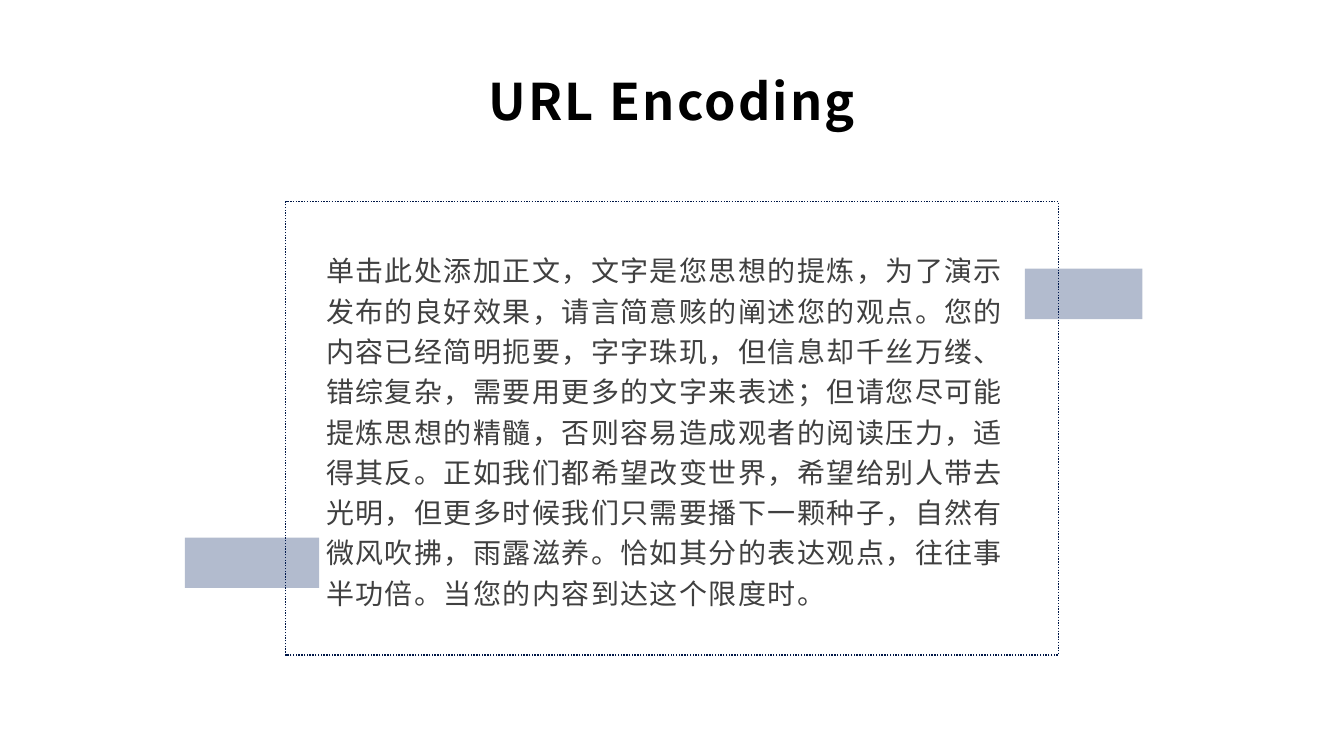
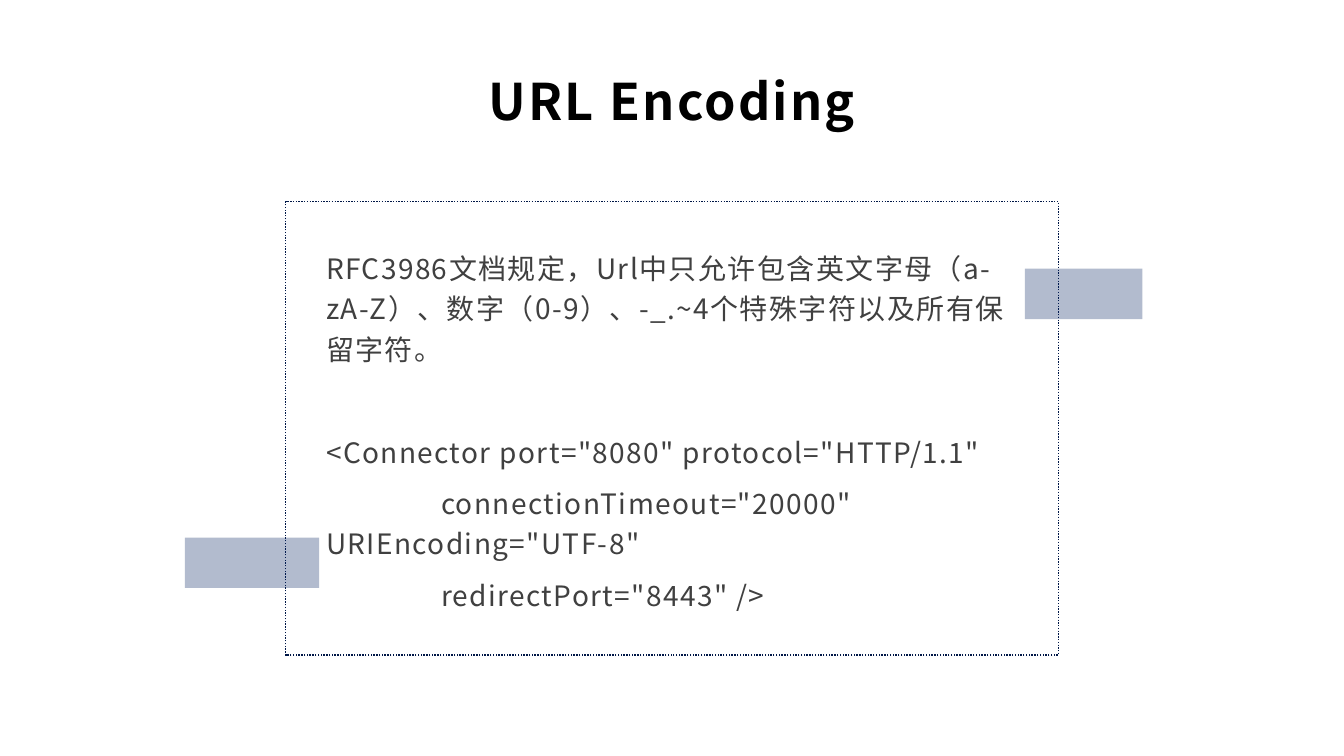
Before and after one commit to scfhao/Notebook, a slide deck: slide 6 of system_logs/iOS开发中的网络请求框架.pptx (slide 7 before the commit). Drawn at 1344x756 pixels with LibreOffice and Linux fonts; fonts in the diff are those of the drawing. Boxes give left, top, right and bottom in pixels: in the first picture for what was removed or moved away, otherwise in the second. Text is boxed around its words. In the diff, an @@ line names an element or a change of style, - is before the commit and + after.

```diff
--- a/system_logs/iOS开发中的网络请求框架.pptx
+++ b/system_logs/iOS开发中的网络请求框架.pptx
@@ text at (326, 255, 1003, 607): text changed @@
-单击此处添加正文，文字是您思想的提炼，为了演示发布的良好效果，请言简意赅的阐述您的观点。您的内容已经简明扼要，字字珠玑，但信息却千丝万缕、错综复杂，需要用更多的文字来表述；但请您尽可能提炼思想的精髓，否则容易造成观者的阅读压力，适得其反。正如我们都希望改变世界，希望给别人带去光明，但更多时候我们只需要播下一颗种子，自然有微风吹拂，雨露滋养。恰如其分的表达观点，往往事半功倍。当您的内容到达这个限度时。
+RFC3986文档规定，Url中只允许包含英文字母（a-zA-Z）、数字（0-9）、-_.~4个特殊字符以及所有保留字符。
+<Connector port="8080" protocol="HTTP/1.1"
+connectionTimeout="20000" URIEncoding="UTF-8"
+redirectPort="8443" />
```
Also in this commit, not shown: 3 other slides changed, 7 slides added, 4 slides removed.
